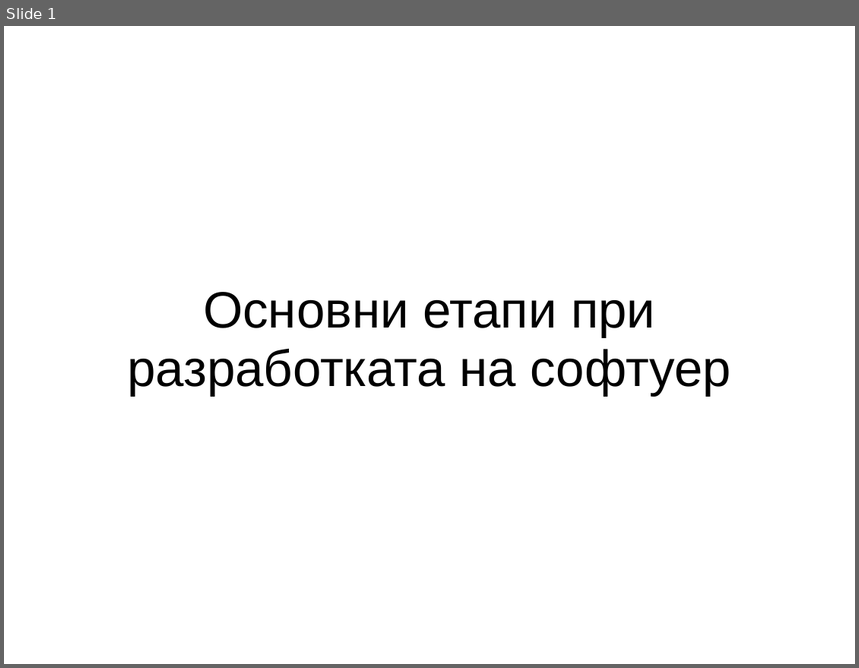
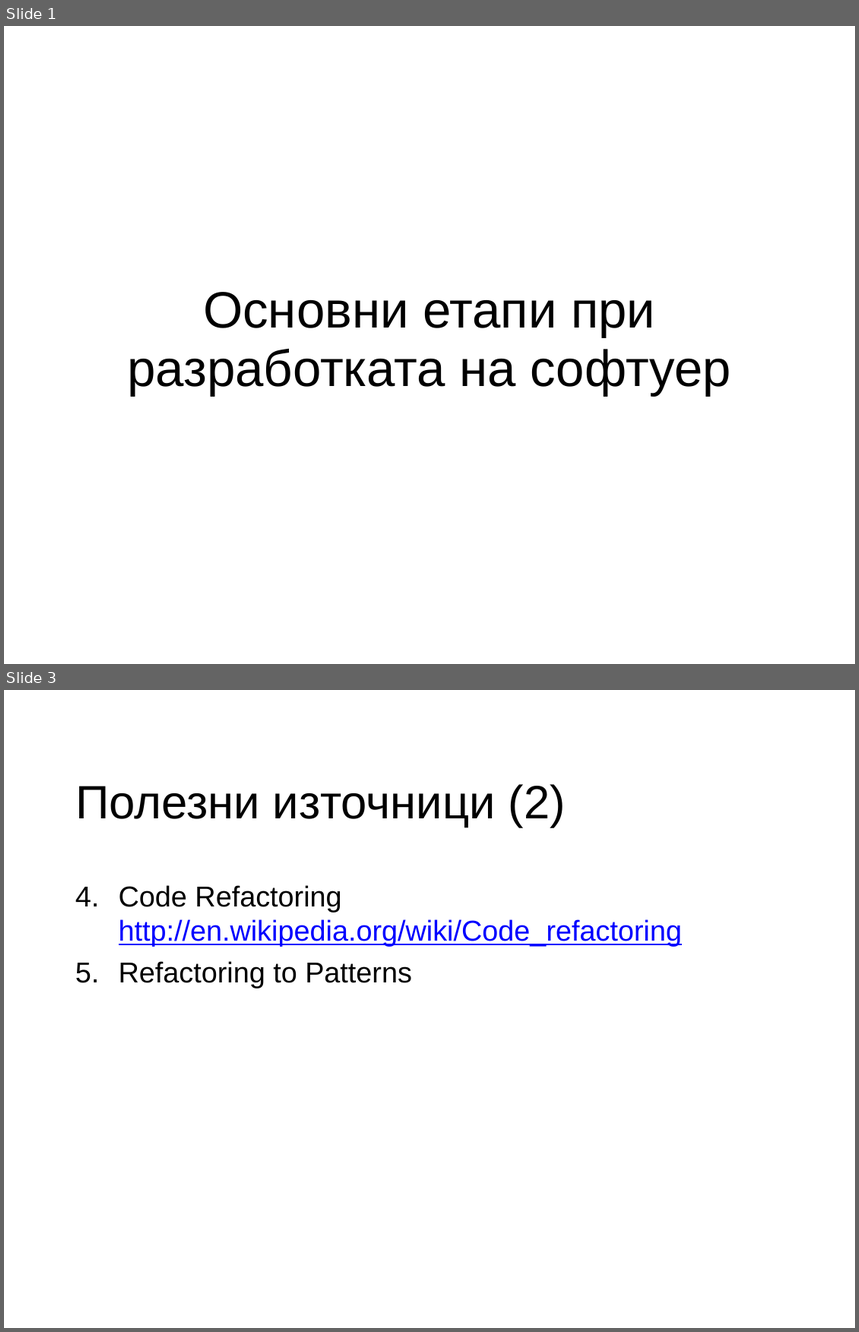
Before and after one commit to uamartins/design-patterns-book, a slide deck: resources/Chapter-01-Software-Development-Stages/Chapter-01-Software-Development-Stages.ppt. Shown one above the other, each under a label of ours: slide 1 before the commit, slides 1 and 3 after it; the slides between them are not shown. The pictures are 859x668 and 859x1332 pixels, drawn with LibreOffice and Linux fonts; fonts in the diff are those of the drawing. Boxes give left, top, right and bottom in pixels: in the first picture for what was removed or moved away, otherwise in the second. Text is boxed around its words. In the diff, an @@ line names an element or a change of style, - is before the commit and + after.

```diff
--- a/resources/Chapter-01-Software-Development-Stages/Chapter-01-Software-Development-Stages.ppt
+++ b/resources/Chapter-01-Software-Development-Stages/Chapter-01-Software-Development-Stages.ppt
@@ slide 3 added at (x1=4, y1=690, x2=855, y2=1328), background #FFFFFF @@
@@ title added at (x1=75, y1=784, x2=566, y2=828), 44 pt, text #000000 @@
+Полезни източници (2)
@@ text added at (x1=119, y1=885, x2=682, y2=988), 27 pt, text #0000FF, underline @@
+  4. Code Refactoring
+     http://en.wikipedia.org/wiki/Code_refactoring
+  5. Refactoring to Patterns
```
Also in this commit, not shown: 1 slide changed, 1 other file.
